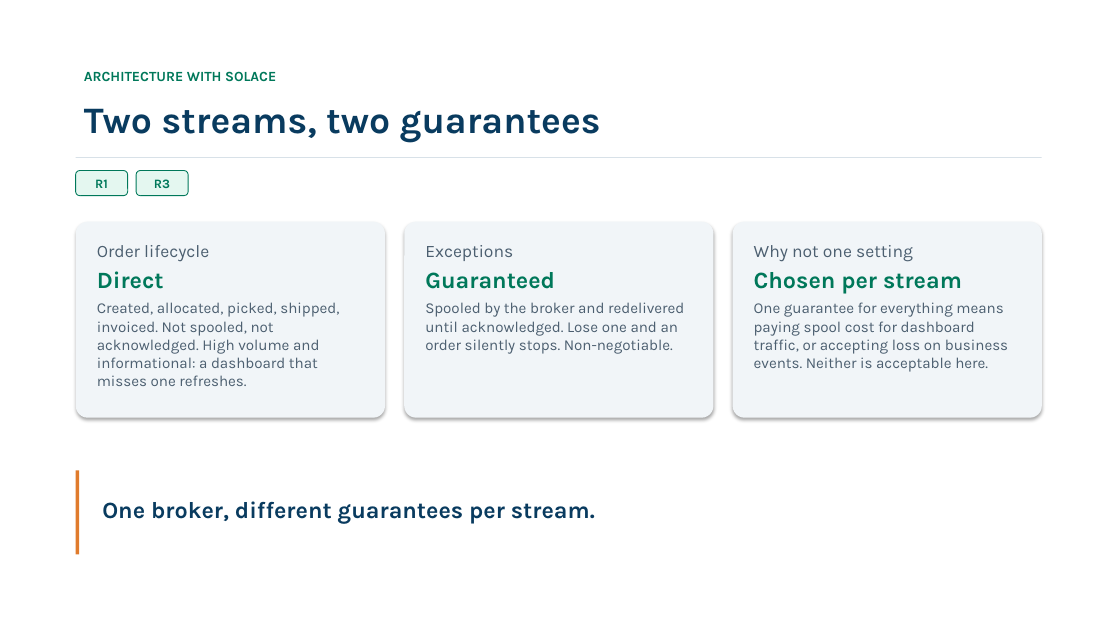
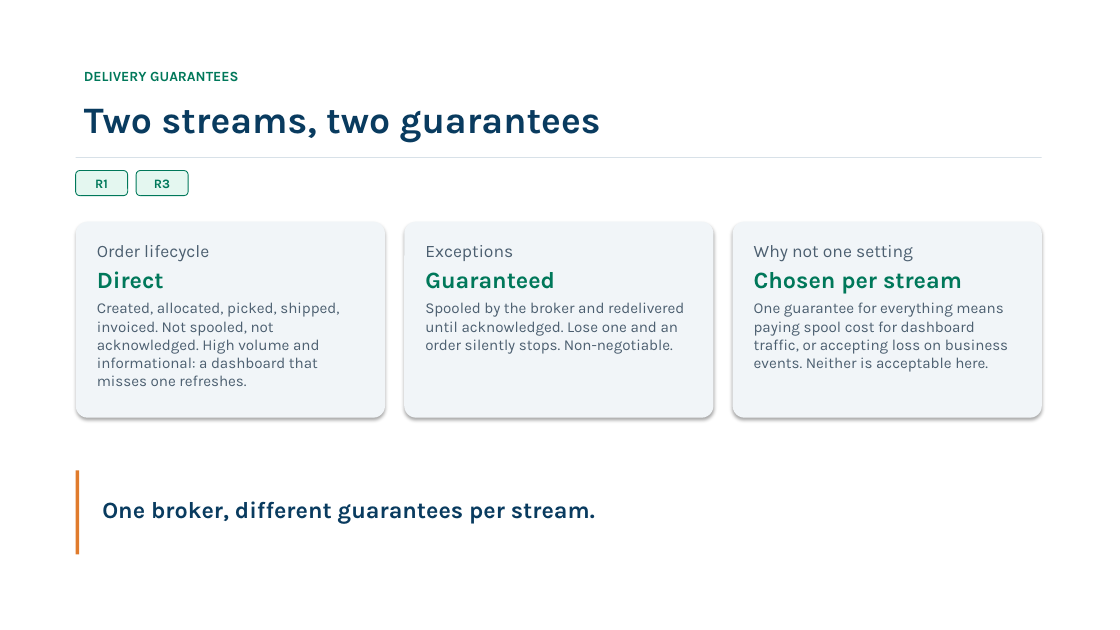
Before and after one commit to aaugust/solace-order-exceptions, a slide deck: slide 9 of presentation/Solace-Demo-Meridian-2026-09-04.pptx. Drawn at 1120x630 pixels with LibreOffice and Linux fonts; fonts in the diff are those of the drawing. Boxes give left, top, right and bottom in pixels: in the first picture for what was removed or moved away, otherwise in the second. Text is boxed around its words. In the diff, an @@ line names an element or a change of style, - is before the commit and + after.

```diff
--- a/presentation/Solace-Demo-Meridian-2026-09-04.pptx
+++ b/presentation/Solace-Demo-Meridian-2026-09-04.pptx
@@ text at bbox=[84, 71, 238, 82]: text changed @@
-ARCHITECTURE WITH SOLACE
+DELIVERY GUARANTEES
```
Also in this commit, not shown: 5 other slides changed, 6 other files.
